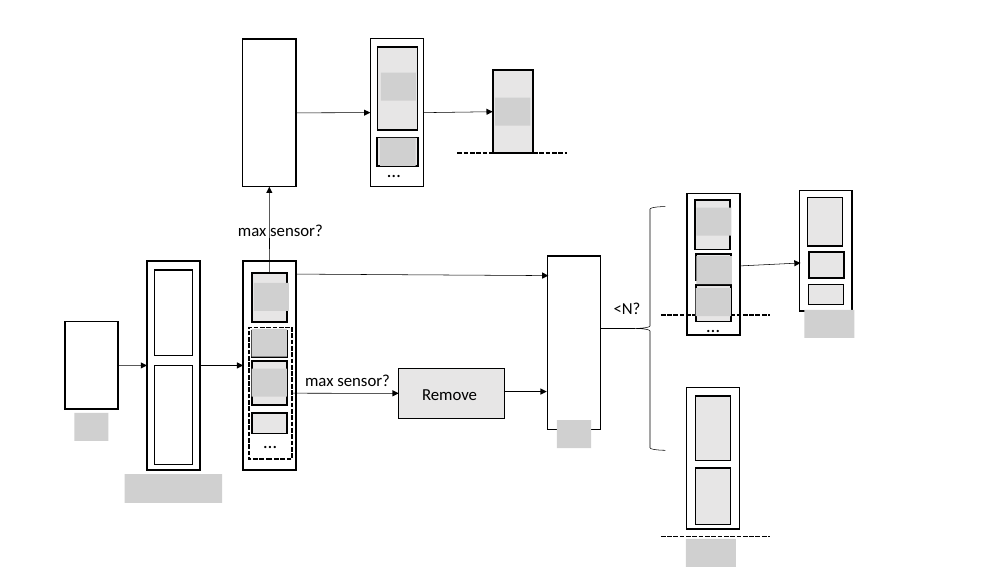
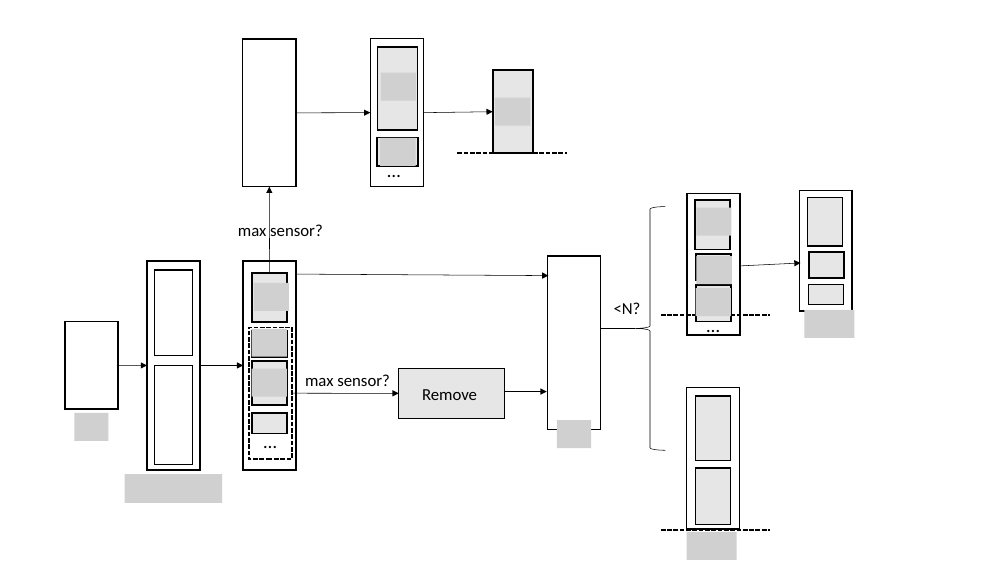
Before and after one commit to sywang-20/opt-greedy, a slide deck: slide 5 of DOCUS/progress-report.pptx. Drawn at 1008x567 pixels with LibreOffice and Linux fonts; fonts in the diff are those of the drawing; grey boxes stand for pictures. Boxes give left, top, right and bottom in pixels: in the first picture for what was removed or moved away, otherwise in the second. Text is boxed around its words. In the diff, an @@ line names an element or a change of style, - is before the commit and + after.

```diff
--- a/DOCUS/progress-report.pptx
+++ b/DOCUS/progress-report.pptx
@@ line moved from (661, 537) - (771, 537) to (661, 530) - (771, 530) @@
@@ picture: place and size @@
-picture at bbox=[686, 539, 736, 567]
+picture at bbox=[687, 532, 737, 560]
```
Also in this commit, not shown: 4 slides added.
